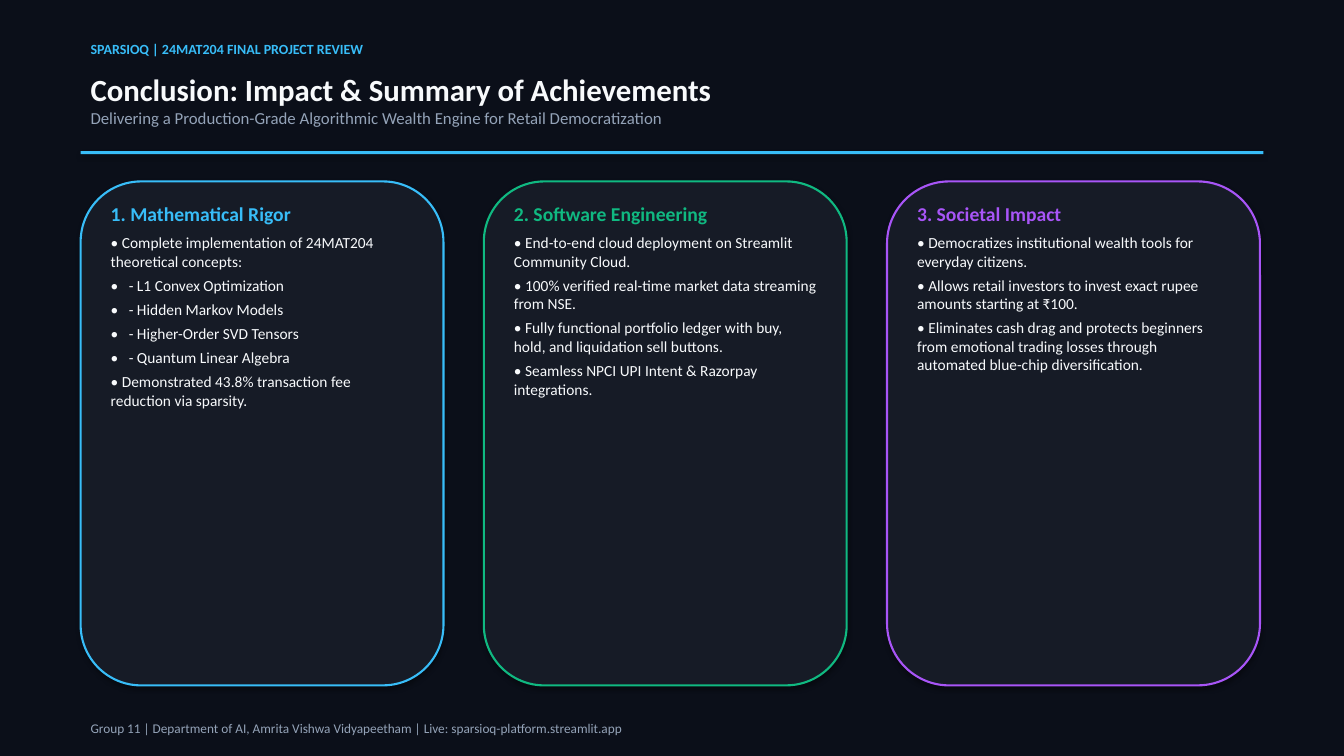
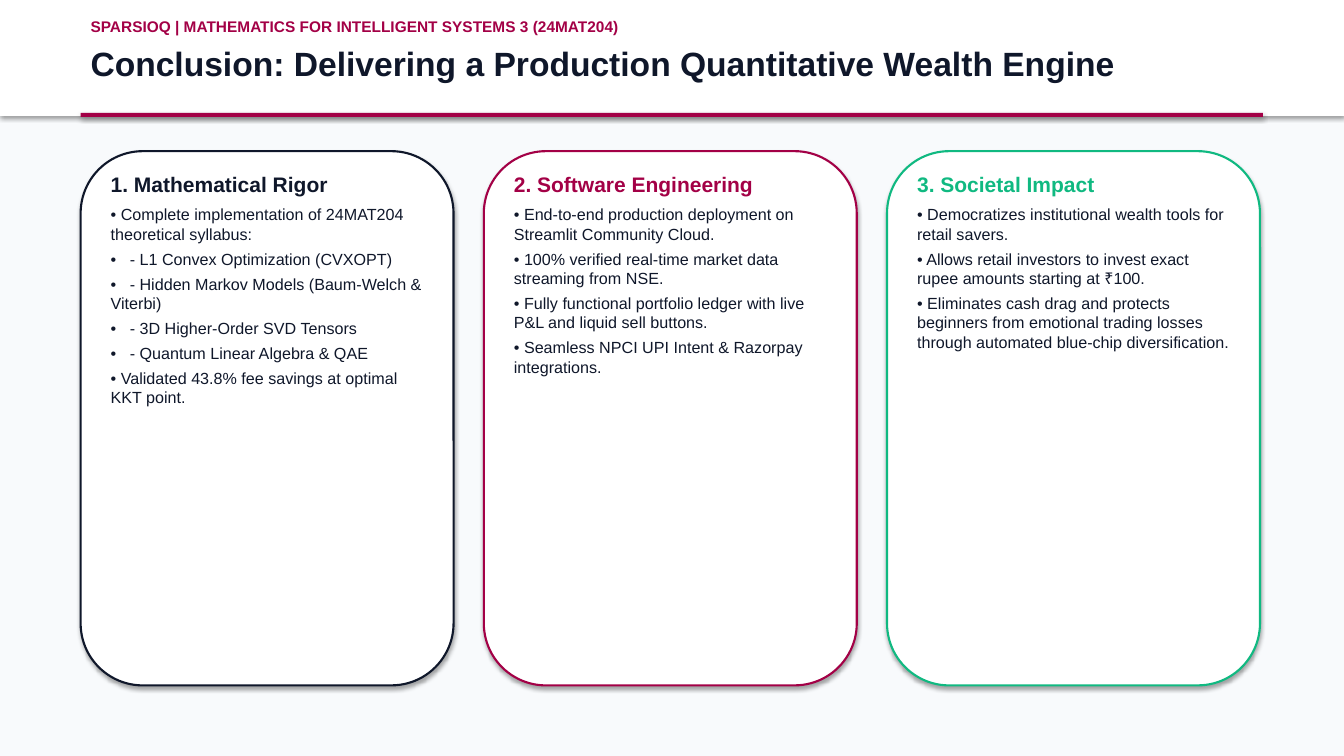
Before and after one commit to mhalsa-aine/SparsioQ-Platform, a slide deck: slide 11 of SparsioQ_Final_Project_Review_Presentation.pptx (slide 16 before the commit). Drawn at 1344x756 pixels with LibreOffice and Linux fonts; fonts in the diff are those of the drawing. Boxes give left, top, right and bottom in pixels: in the first picture for what was removed or moved away, otherwise in the second. Text is boxed around its words. In the diff, an @@ line names an element or a change of style, - is before the commit and + after.

```diff
--- a/SparsioQ_Final_Project_Review_Presentation.pptx
+++ b/SparsioQ_Final_Project_Review_Presentation.pptx
@@ rectangle at (0,0,1344,756): fill #0B0F19 to #F8FAFC @@
@@ rectangle added at (0,0,1344,116), fill #FFFFFF @@
@@ text at (91,21,618,35): text changed; size 10 to 11 pt; font Calibri to Arial; text colour #38BDF8 to #A30046 @@
-SPARSIOQ | 24MAT204 FINAL PROJECT REVIEW
+SPARSIOQ | MATHEMATICS FOR INTELLIGENT SYSTEMS 3 (24MAT204)
@@ text at (91,51,1114,83): text changed; size 12 to 24 pt; font Calibri to Arial; text colour #94A3B8 to #0F172A; bold on @@
-Conclusion: Impact & Summary of Achievements
-Delivering a Production-Grade Algorithmic Wealth Engine for Retail Democratization
+Conclusion: Delivering a Production Quantitative Wealth Engine
@@ rectangle: place and size @@
-rectangle at (81,151,1263,154)
+rectangle at (81,113,1263,117)
@@ rectangle at (81,113,1263,117): fill #38BDF8 to #A30046 @@
@@ rounded rectangle: place and size @@
-rounded rectangle at (81,181,444,686)
+rounded rectangle at (81,151,454,686)
@@ rounded rectangle at (81,151,454,686): fill #161B26 to #FFFFFF; outline #38BDF8 1.5 pt to #0F172A 1.5 pt @@
@@ text "1. Mathematical Rigor": place and size @@
-text "1. Mathematical Rigor" at (111,207,374,409)
+text "1. Mathematical Rigor" at (111,176,406,407)
@@ text at (111,176,328,196): size 14 to 15 pt, font Calibri to Arial, text colour #38BDF8 to #0F172A in "1. Mathematical Rigor" @@
@@ rounded rectangle: place and size @@
-rounded rectangle at (484,181,847,686)
+rounded rectangle at (484,151,857,686)
@@ rounded rectangle at (484,151,857,686): fill #161B26 to #FFFFFF; outline #10B981 1.5 pt to #A30046 1.5 pt @@
@@ text "2. Software Engineering": place and size @@
-text "2. Software Engineering" at (514,207,816,398)
+text "2. Software Engineering" at (514,176,804,376)
@@ text at (514,176,803,376): size 14 to 15 pt, text colour #10B981 to #A30046 in "2. Software Engineering"; font Calibri to Arial in "2. Software Engineering", "• 100% verified real-time market data streaming ...", "• Seamless NPCI UPI Intent & Razorpay ..."; size 11 to 11.5 pt, text colour #F8FAFC to #0F172A in "• 100% verified real-time market data streaming ...", "• Seamless NPCI UPI Intent & Razorpay ..." @@
@@ rounded rectangle: place and size @@
-rounded rectangle at (887,181,1260,686)
+rounded rectangle at (887,151,1260,686)
@@ rounded rectangle at (887,151,1260,686): fill #161B26 to #FFFFFF; outline #A855F7 1.5 pt to #10B981 1.5 pt @@
@@ text "3. Societal Impact": place and size @@
-text "3. Societal Impact" at (917,207,1203,373)
+text "3. Societal Impact" at (917,176,1229,352)
@@ text at (917,176,1229,352): size 14 to 15 pt, text colour #A855F7 to #10B981 in "3. Societal Impact"; font Calibri to Arial in "3. Societal Impact", "• Allows retail investors to invest exact ...", "• Eliminates cash drag and protects beginners ..."; size 11 to 11.5 pt, text colour #F8FAFC to #0F172A in "• Allows retail investors to invest exact ...", "• Eliminates cash drag and protects beginners ..." @@
@@ text at (111,208,406,407): text changed; size 11 to 11.5 pt; font Calibri to Arial; text colour #F8FAFC to #0F172A @@
-• Complete implementation of 24MAT204 theoretical concepts:
-• - L1 Convex Optimization
-• - Hidden Markov Models
-• - Higher-Order SVD Tensors
-• - Quantum Linear Algebra
-• Demonstrated 43.8% transaction fee reduction via sparsity.
+• Complete implementation of 24MAT204 theoretical syllabus:
+• - L1 Convex Optimization (CVXOPT)
+• - Hidden Markov Models (Baum-Welch & Viterbi)
+• - 3D Higher-Order SVD Tensors
+• - Quantum Linear Algebra & QAE
+• Validated 43.8% fee savings at optimal KKT point.
@@ text at (514,208,794,244): text changed; size 11 to 11.5 pt; font Calibri to Arial; text colour #F8FAFC to #0F172A @@
-• End-to-end cloud deployment on Streamlit Community Cloud.
+• End-to-end production deployment on Streamlit Community Cloud.
@@ text at (917,208,1224,240): text changed; size 11 to 11.5 pt; font Calibri to Arial; text colour #F8FAFC to #0F172A @@
-• Democratizes institutional wealth tools for everyday citizens.
+• Democratizes institutional wealth tools for retail savers.
@@ text at (514,297,804,332): text changed; size 11 to 11.5 pt; font Calibri to Arial; text colour #F8FAFC to #0F172A @@
-• Fully functional portfolio ledger with buy, hold, and liquidation sell buttons.
+• Fully functional portfolio ledger with live P&L and liquid sell buttons.
@@ text removed at (91,724,621,735) @@
-Group 11 | Department of AI, Amrita Vishwa Vidyapeetham | Live: sparsioq-platform.streamlit.app
```
Also in this commit, not shown: 9 other slides changed, 3 slides added, 8 slides removed.
